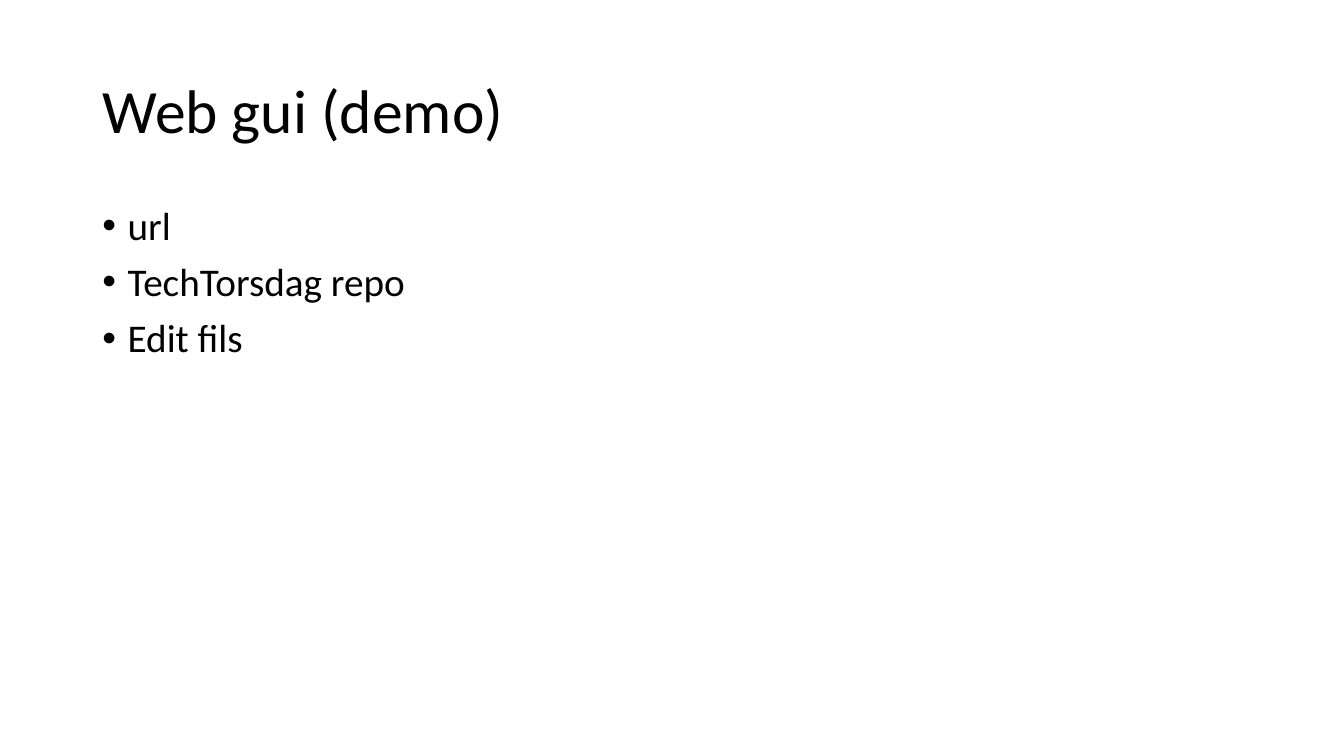
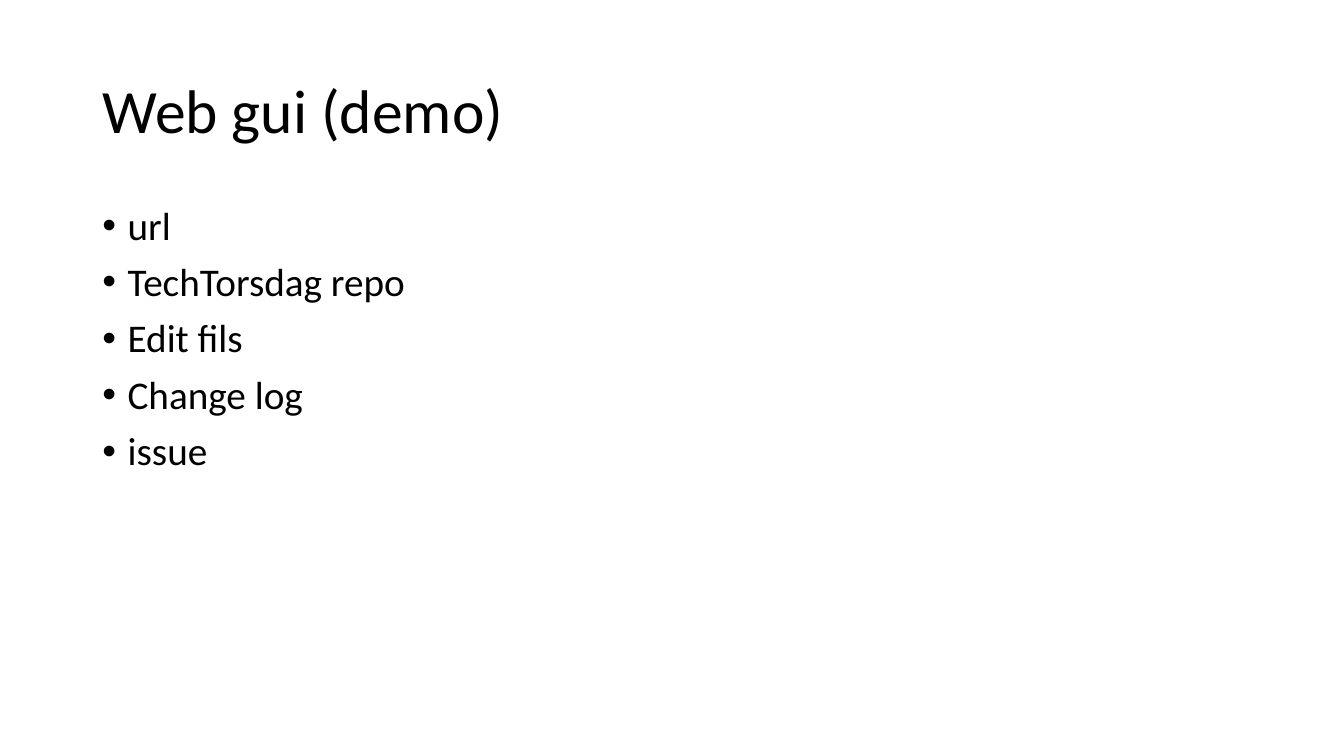
Before and after one commit to ToreAndreAsheim/tech-thursday, a slide deck: slide 11 of 2020-09-03 Git og Github/Git.pptx (slide 4 before the commit). Drawn at 1344x756 pixels with LibreOffice and Linux fonts; fonts in the diff are those of the drawing. Boxes give left, top, right and bottom in pixels: in the first picture for what was removed or moved away, otherwise in the second. Text is boxed around its words. In the diff, an @@ line names an element or a change of style, - is before the commit and + after.

```diff
--- a/2020-09-03 Git og Github/Git.pptx
+++ b/2020-09-03 Git og Github/Git.pptx
@@ text at (128, 381, 303, 466): paragraphs added @@
+• Change log
+• issue
```
Also in this commit, not shown: 4 other slides changed, 10 slides added, 2 slides removed.
